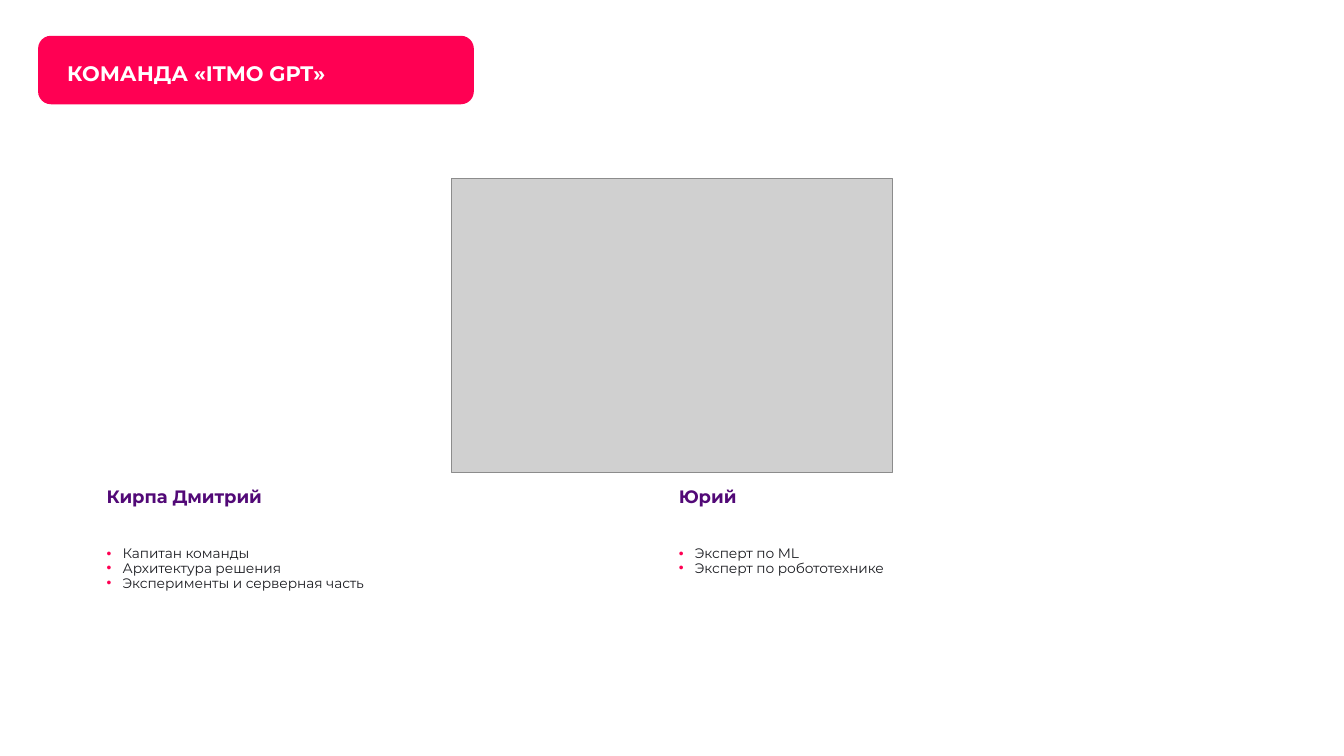
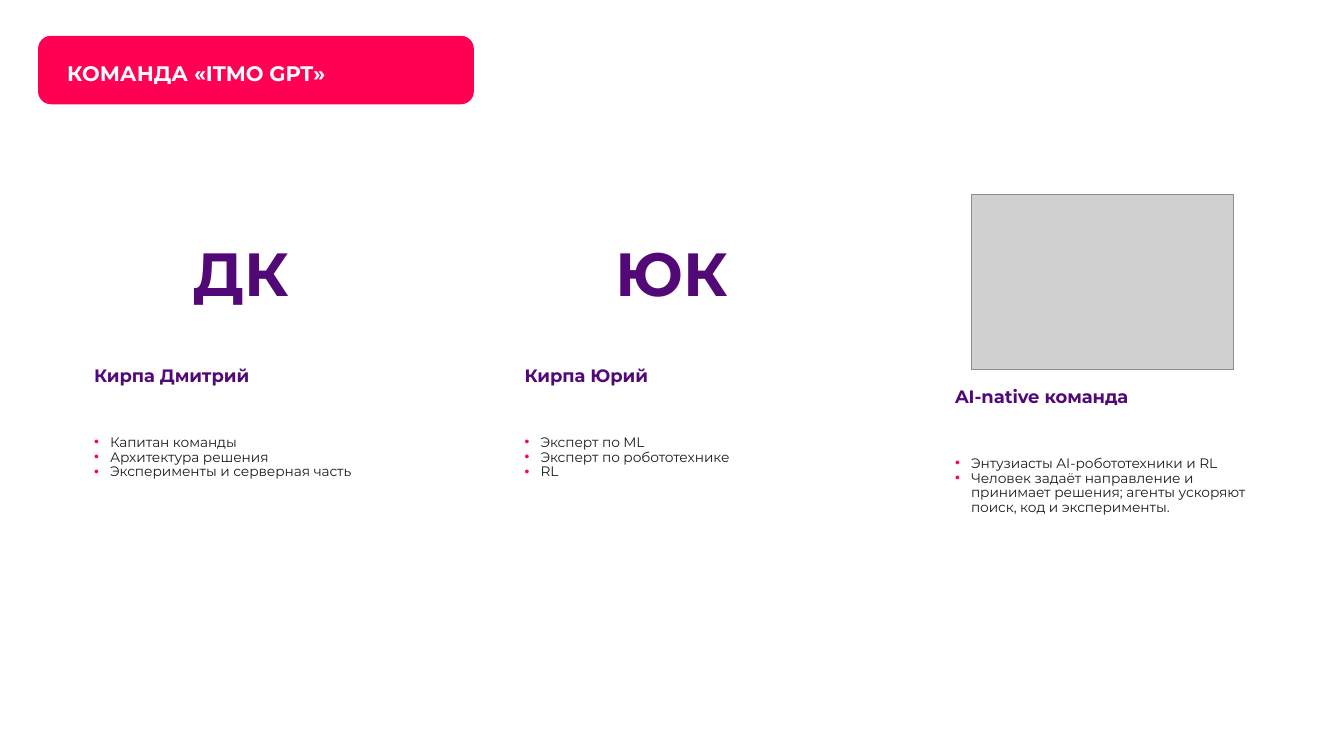
Before and after one commit to KirpaDmitriy/metroguard-lct2026, a slide deck: slide 3 of presentation/MetroGuard_LCT2026_Submission.pptx. Drawn at 1344x756 pixels with LibreOffice and Linux fonts; fonts in the diff are those of the drawing; grey boxes stand for pictures; background and template pictures are left out. Boxes give left, top, right and bottom in pixels: in the first picture for what was removed or moved away, otherwise in the second. Text is boxed around its words. In the diff, an @@ line names an element or a change of style, - is before the commit and + after.

```diff
--- a/presentation/MetroGuard_LCT2026_Submission.pptx
+++ b/presentation/MetroGuard_LCT2026_Submission.pptx
@@ rounded rectangle: place and size @@
-rounded rectangle at bbox=[57, 168, 583, 702]
+rounded rectangle at bbox=[47, 168, 436, 702]
@@ rounded rectangle added at bbox=[908, 168, 1297, 702], fill #FFFFFF @@
@@ picture: place and size @@
-picture at bbox=[452, 178, 893, 473]
+picture at bbox=[972, 195, 1234, 370]
@@ text added at bbox=[194, 253, 289, 305], 43.5 pt, text #520977, bold @@
+ДК
@@ text added at bbox=[616, 252, 729, 297], 43.5 pt, text #520977, bold @@
+ЮК
@@ text "Кирпа Дмитрий": place and size @@
-text "Кирпа Дмитрий" at bbox=[107, 489, 262, 507]
+text "Кирпа Дмитрий" at bbox=[94, 368, 249, 386]
@@ text at bbox=[525, 368, 648, 386]: text changed @@
-Юрий
+Кирпа Юрий
@@ text added at bbox=[955, 389, 1129, 405], 12.8 pt, text #520977, bold @@
+AI-native команда
@@ text "Капитан команды": place and size @@
-text "Капитан команды" at bbox=[123, 548, 364, 591]
+text "Капитан команды" at bbox=[110, 437, 352, 479]
@@ text "Эксперт по ML": place and size @@
-text "Эксперт по ML" at bbox=[695, 548, 884, 576]
+text "Эксперт по ML" at bbox=[541, 437, 729, 476]
@@ text at bbox=[541, 466, 559, 476]: paragraph added @@
+• RL
@@ text added at bbox=[971, 457, 1246, 515], 9.8 pt, text #1C1D22 @@
+• Энтузиасты AI-робототехники и RL
+• Человек задаёт направление и принимает решения; агенты ускоряют поиск, код и эксперименты.
```
Also in this commit, not shown: 8 other slides changed, 1 slide added, 2 slides removed.
